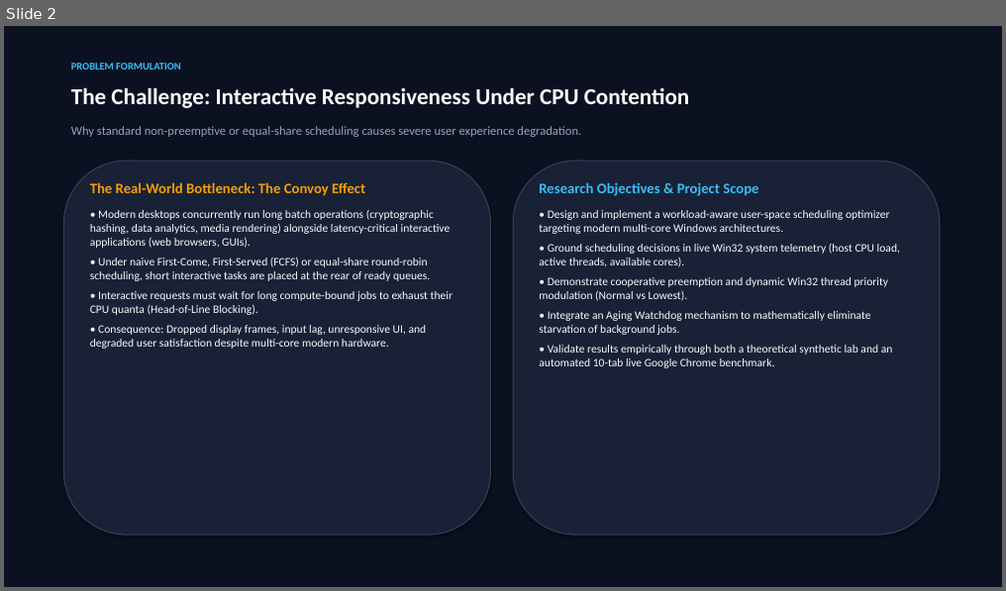
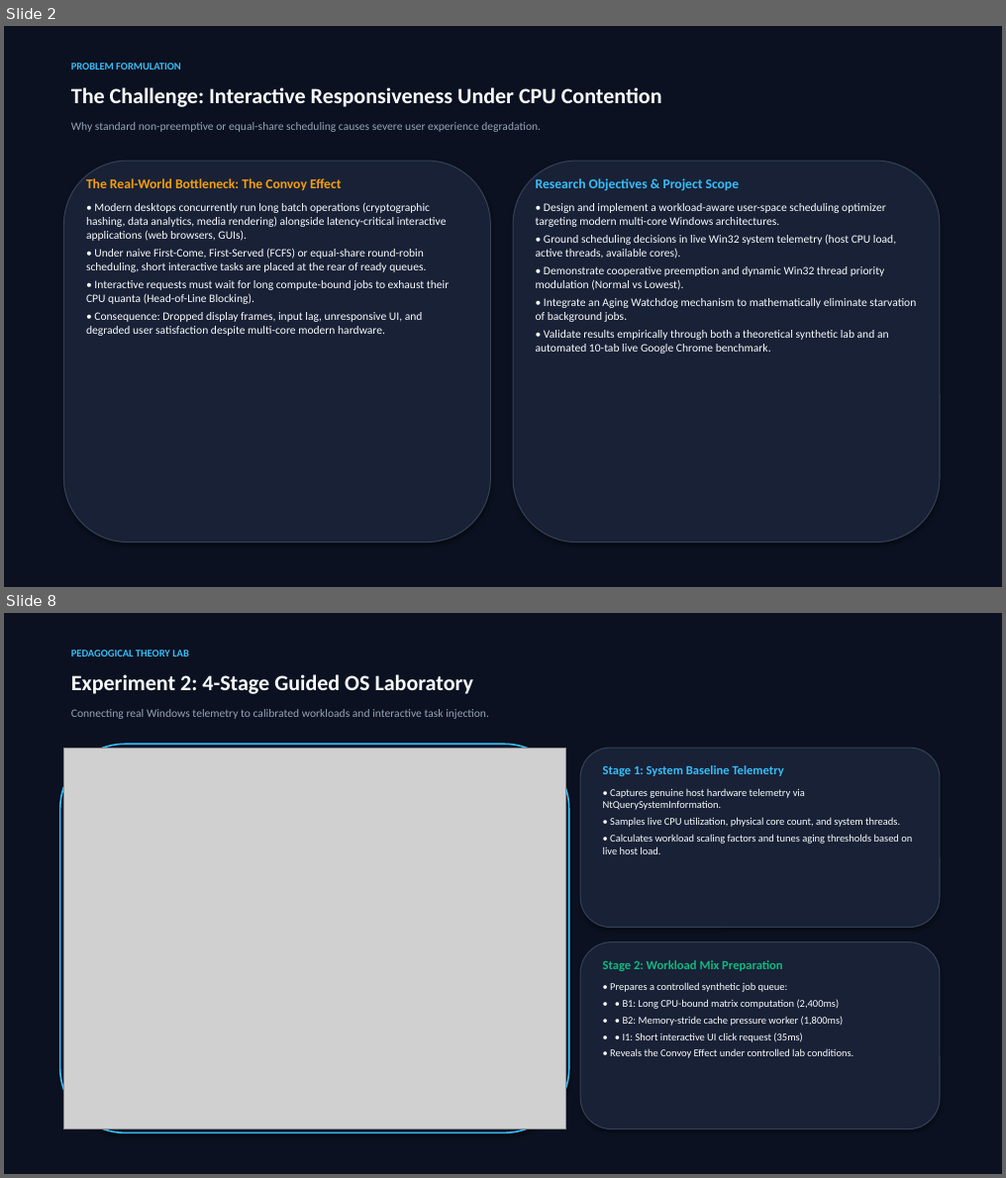
Before and after one commit to Aryan786122/adaptive-cpu-scheduling-optimizer, a slide deck: Adaptive_CPU_Scheduling_Optimizer_Presentation.pptx. Shown one above the other, each under a label of ours: slide 2 before the commit, slides 2 and 8 after it; the slides between them are not shown. The pictures are 1006x591 and 1006x1178 pixels, drawn with LibreOffice and Linux fonts; fonts in the diff are those of the drawing; grey boxes stand for pictures. Boxes give left, top, right and bottom in pixels: in the first picture for what was removed or moved away, otherwise in the second. Text is boxed around its words. In the diff, an @@ line names an element or a change of style, - is before the commit and + after.

Commit message:
Attach high-resolution screenshots of live browser benchmarks and theory lab to presentation deck

```diff
--- a/Adaptive_CPU_Scheduling_Optimizer_Presentation.pptx
+++ b/Adaptive_CPU_Scheduling_Optimizer_Presentation.pptx
@@ slide 8 added at (4,613,1002,1174), background #FFFFFF @@
@@ rectangle added at (4,613,1002,1174), fill #0B1120 @@
@@ text added at (71,650,189,657), 10 pt, text #38BDF8, bold @@
+PEDAGOGICAL THEORY LAB
@@ text added at (71,674,473,694), 21 pt, text #F8FAFC, bold @@
+Experiment 2: 4-Stage Guided OS Laboratory
@@ text added at (71,709,489,719), 11 pt, text #94A3B8 @@
+Connecting real Windows telemetry to calibrated workloads and interactive task injection.
@@ rounded rectangle added at (60,744,569,1134), fill #0F172A, outline #38BDF8 1.5 pt @@
@@ picture added at (63,748,565,1130) @@
@@ rounded rectangle added at (580,748,940,928), fill #182136, outline #334155 1 pt @@
@@ text added at (603,765,912,855), 10 pt, text #F8FAFC @@
+Stage 1: System Baseline Telemetry
+• Captures genuine host hardware telemetry via NtQuerySystemInformation.
+• Samples live CPU utilization, physical core count, and system threads.
+• Calculates workload scaling factors and tunes aging thresholds based on live host load.
@@ rounded rectangle added at (580,943,940,1130), fill #182136, outline #334155 1 pt @@
@@ text added at (603,960,853,1059), 10 pt, text #F8FAFC @@
+Stage 2: Workload Mix Preparation
+• Prepares a controlled synthetic job queue:
+• • B1: Long CPU-bound matrix computation (2,400ms)
+• • B2: Memory-stride cache pressure worker (1,800ms)
+• • I1: Short interactive UI click request (35ms)
+• Reveals the Convoy Effect under controlled lab conditions.
@@ slide 2 changed as well @@
@@ text "The Challenge: Interactive Responsiveness Under ..." at (71,87,662,107): size 22 to 21 pt @@
@@ text "Why standard non-preemptive or equal-share ..." at (71,122,541,132): size 12 to 11 pt @@
@@ rounded rectangle: place and size @@
-rounded rectangle at (63,161,491,535)
+rounded rectangle at (63,161,491,543)
@@ text "The Real-World Bottleneck: The Convoy ..." at (86,178,449,336): size 14 to 13 pt in "The Real-World Bottleneck: The Convoy Effect"; less space between paragraphs @@
@@ rounded rectangle: place and size @@
-rounded rectangle at (513,161,940,535)
+rounded rectangle at (513,161,940,543)
@@ text "Research Objectives & Project Scope" at (536,178,916,354): size 14 to 13 pt in "Research Objectives & Project Scope"; less space between paragraphs @@
```
Also in this commit, not shown: 7 other slides changed, 3 other slides added, 2 slides removed, 12 other files.
